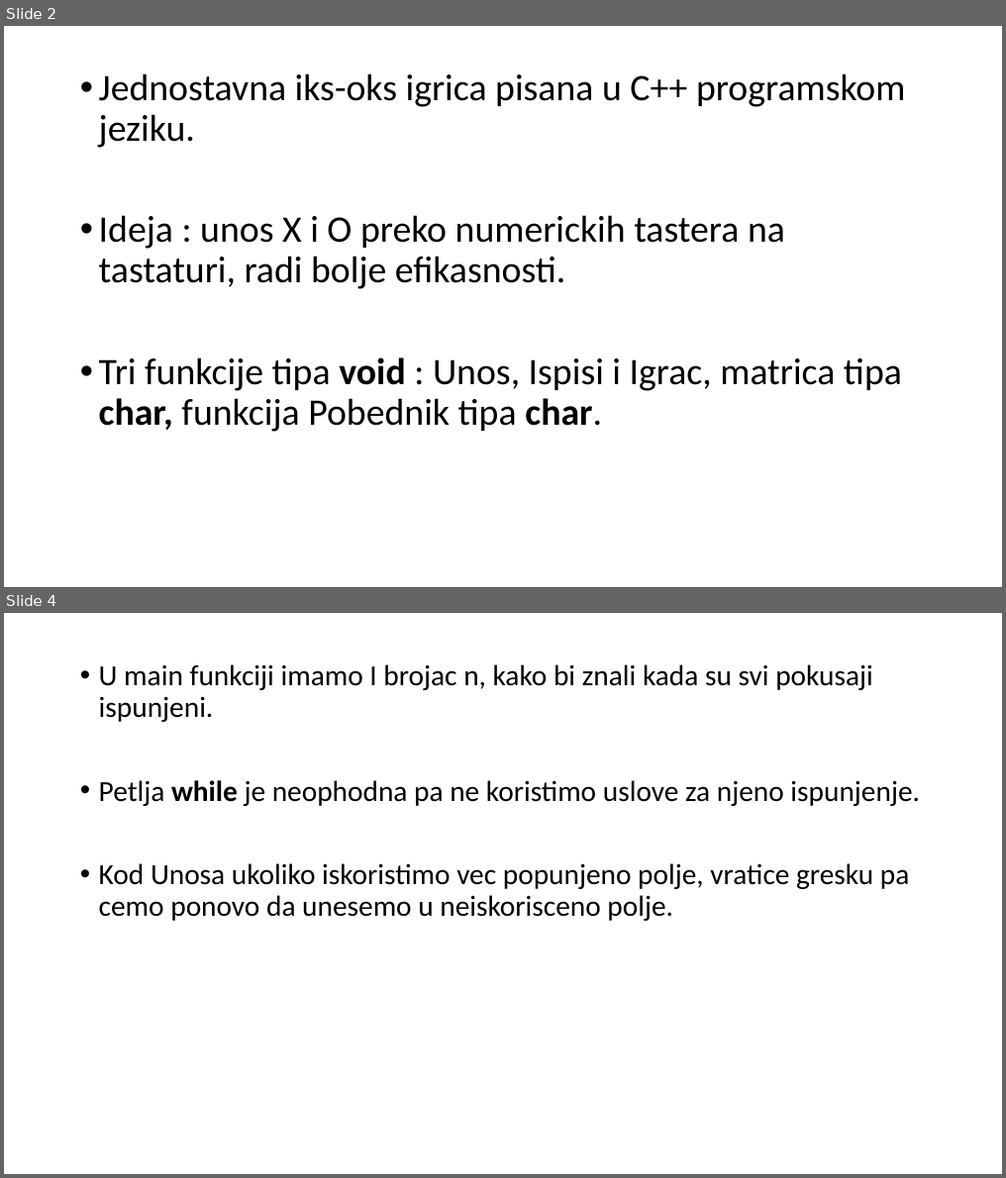
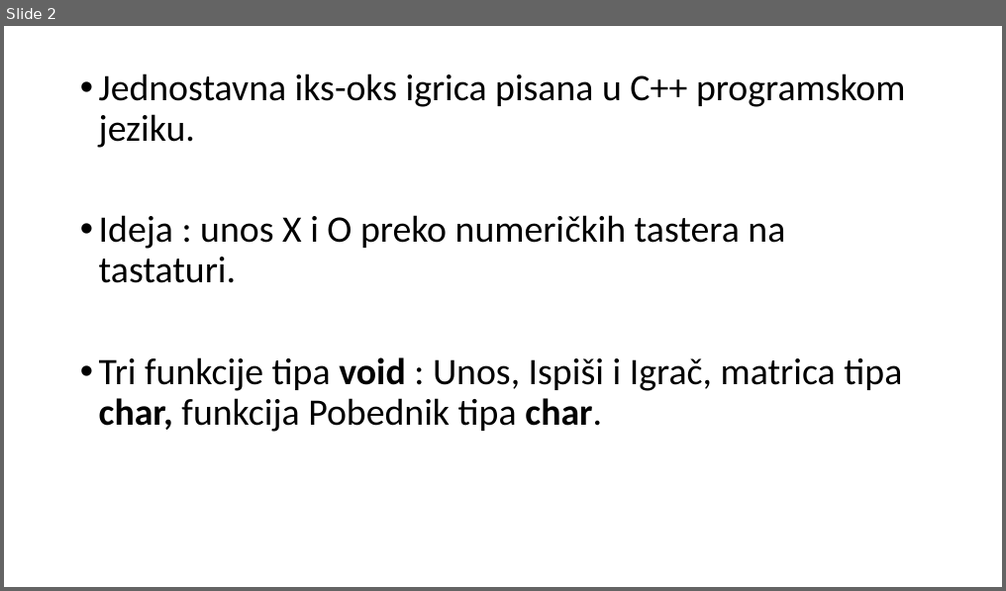
Before and after one commit to DjordjeA/X-O-game, a slide deck: Iks-Oks.pptx. Shown one above the other, each under a label of ours: slides 2 and 4 before the commit, slide 2 after it; the slides between them are not shown. The pictures are 1006x1178 and 1006x591 pixels, drawn with LibreOffice and Linux fonts; fonts in the diff are those of the drawing. Boxes give left, top, right and bottom in pixels: in the first picture for what was removed or moved away, otherwise in the second. Text is boxed around its words. In the diff, an @@ line names an element or a change of style, - is before the commit and + after.

```diff
--- a/Iks-Oks.pptx
+++ b/Iks-Oks.pptx
@@ slide 4 removed at [4, 613, 1002, 1174], background #FFFFFF @@
@@ text removed at [99, 664, 920, 921] @@
-• U main funkciji imamo I brojac n, kako bi znali kada su svi pokusaji ispunjeni.
-• Petlja while je neophodna pa ne koristimo uslove za njeno ispunjenje.
-• Kod Unosa ukoliko iskoristimo vec popunjeno polje, vratice gresku pa cemo ponovo da unesemo u neiskorisceno polje.
@@ slide 2 changed as well @@
@@ text at [99, 215, 902, 432]: text changed @@
-• Ideja : unos X i O preko numerickih tastera na tastaturi, radi bolje efikasnosti.
-• Tri funkcije tipa void : Unos, Ispisi i Igrac, matrica tipa char, funkcija Pobednik tipa char.
+• Ideja : unos X i O preko numeričkih tastera na tastaturi.
+• Tri funkcije tipa void : Unos, Ispiši i Igrač, matrica tipa char, funkcija Pobednik tipa char.
```
Also in this commit, not shown: 1 other slide changed, 4 slides added, 1 other slide removed, 3 other files.
